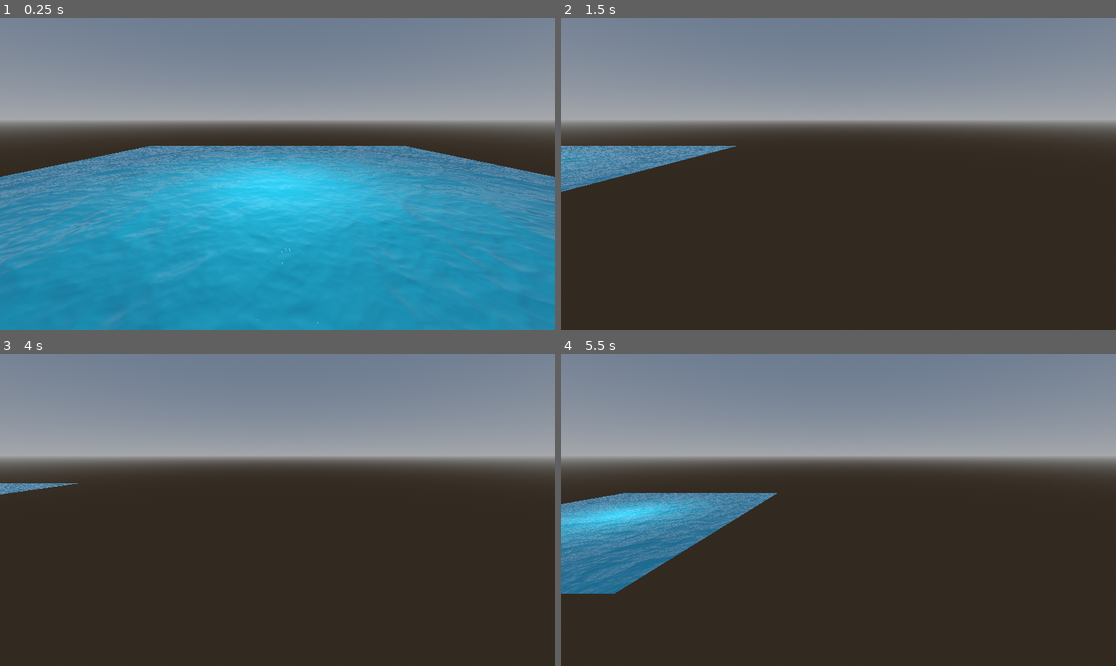
Above: before the commit, frames 1-4 (two rows, left to right).
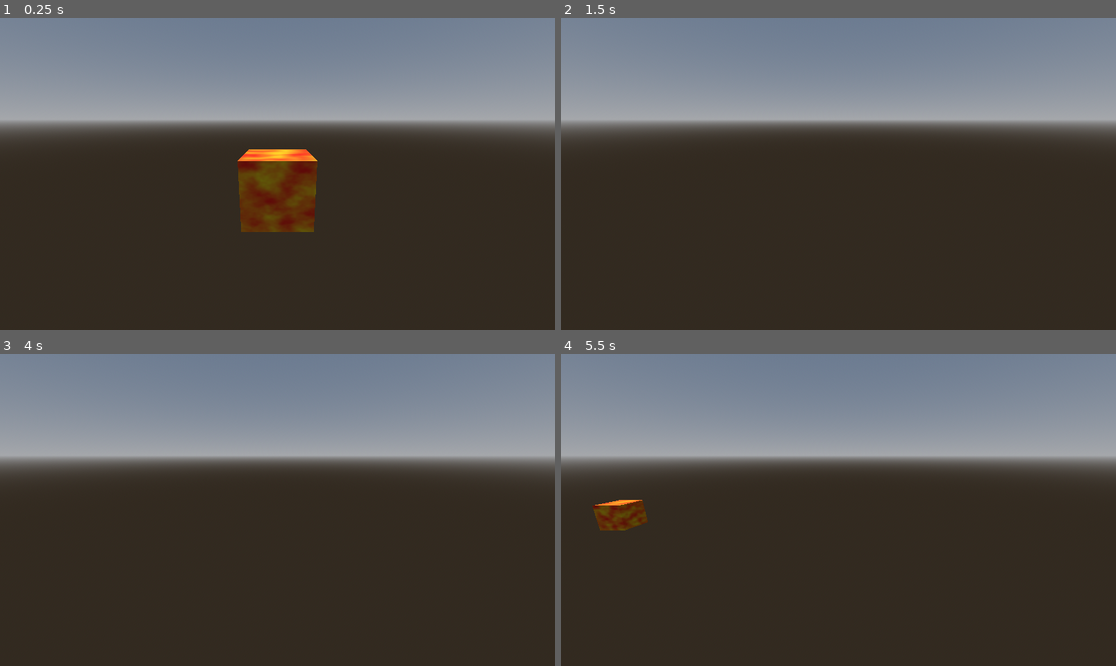
Above: after the commit, the same moments.

Repository: hperantunes/spatial-shaders-starter-project
Game: Godot game, scene res://scenes/spatial_shaders.tscn
Same seed, same stepped clock (60 frames per second), same inputs: the game is played once before the commit and once after it. The engine's default icon, where the game draws it, is replaced by a stand-in: a white triangle on a blue panel in a dark square.
Inputs (mouse positions are in pixels of both pictures, inside the frame that each line leads up to):
- Up to frame 1 (0.25 s): no input
- Up to frame 2 (1.5 s): tap Enter at 0.5 s; move the mouse to (960, 158) at 0.52 s; hold D 0.53-1.25 s; click (960, 158) at 0.6 s; drag from (727, 189) to (810, 236) at 1.27 s
- Up to frame 3 (4 s): move the mouse to (333, 441) at 2.02 s; hold D 2.03-2.75 s; tap E at 2.1 s; drag from (249, 572) to (111, 463) at 2.77 s; tap Space at 3.5 s; move the mouse to (444, 556) at 3.52 s; hold A from 3.53 s (still down); tap Q at 3.6 s
- Up to frame 4 (5.5 s): release A at 4.25 s; drag from (672, 463) to (755, 432) at 4.27 s; move the mouse to (866, 510) at 5.02 s; hold S from 5.03 s (still down); click (866, 510) at 5.1 s

The runs differ from the first frame. In frame 1, 56% of the frame differs, in the area x 0-100%, y 40-100%; in frame 2, 2.4%; in frame 3, 0.3%; in frame 4, 7.7%.

Commit message:
Add noise texture to cube

Diff:
--- a/scenes/spatial_shaders.tscn
+++ b/scenes/spatial_shaders.tscn
@@ -8,6 +8,7 @@
 [ext_resource type="Material" uid="uid://bm6ddw1flmm8i" path="res://shaders/converted.tres" id="6_i5103"]
 [ext_resource type="Shader" path="res://shaders/vertex.gdshader" id="7_5uvok"]
 [ext_resource type="Shader" path="res://shaders/water.gdshader" id="8_p1ne2"]
+[ext_resource type="Shader" path="res://shaders/cube.gdshader" id="9_naq6c"]
 
 [sub_resource type="ProceduralSkyMaterial" id="ProceduralSkyMaterial_7jfiy"]
 
@@ -96,6 +97,28 @@
 shader_parameter/normalmap_texture = SubResource("NoiseTexture2D_0nu7r")
 shader_parameter/normalmap_texture2 = SubResource("NoiseTexture2D_ndqdo")
 
+[sub_resource type="Gradient" id="Gradient_8yycb"]
+colors = PackedColorArray(1, 0, 0, 1, 1, 1, 0, 1)
+
+[sub_resource type="FastNoiseLite" id="FastNoiseLite_m0mvn"]
+
+[sub_resource type="NoiseTexture2D" id="NoiseTexture2D_sqv4h"]
+seamless = true
+color_ramp = SubResource("Gradient_8yycb")
+noise = SubResource("FastNoiseLite_m0mvn")
+
+[sub_resource type="ShaderMaterial" id="ShaderMaterial_awb5k"]
+render_priority = 0
+shader = ExtResource("9_naq6c")
+shader_parameter/cube_color = Color(1, 0.0588235, 1, 1)
+shader_parameter/my_texture = SubResource("NoiseTexture2D_sqv4h")
+
+[sub_resource type="BoxMesh" id="BoxMesh_ysyd0"]
+material = SubResource("ShaderMaterial_awb5k")
+subdivide_width = 3
+subdivide_height = 3
+subdivide_depth = 3
+
 [node name="SpatialShaders" type="Node3D"]
 script = ExtResource("1_db346")
 
@@ -144,5 +167,9 @@
 mesh = SubResource("SphereMesh_nem0n")
 
 [node name="Water" type="MeshInstance3D" parent="."]
+visible = false
 mesh = SubResource("PlaneMesh_jauji")
 surface_material_override/0 = SubResource("ShaderMaterial_iaeq8")
+
+[node name="Cube" type="MeshInstance3D" parent="."]
+mesh = SubResource("BoxMesh_ysyd0")
--- /dev/null
+++ b/shaders/cube.gdshader
@@ -0,0 +1,20 @@
+shader_type spatial;
+
+uniform sampler2D my_texture;
+uniform vec3 cube_color: source_color = vec3(1.0);
+
+void fragment()
+{
+	vec4 texture_color = texture(my_texture, UV);
+	ALBEDO = texture_color.rgb;
+	ALPHA = 1.0;
+}
+
+void vertex() {
+	// Called for every vertex the material is visible on.
+}
+
+//void light() {
+	// Called for every pixel for every light affecting the material.
+	// Uncomment to replace the default light processing function with this one.
+//}
Not shown: 1 places in scenes/spatial_shaders.tscn that only renumber resources
